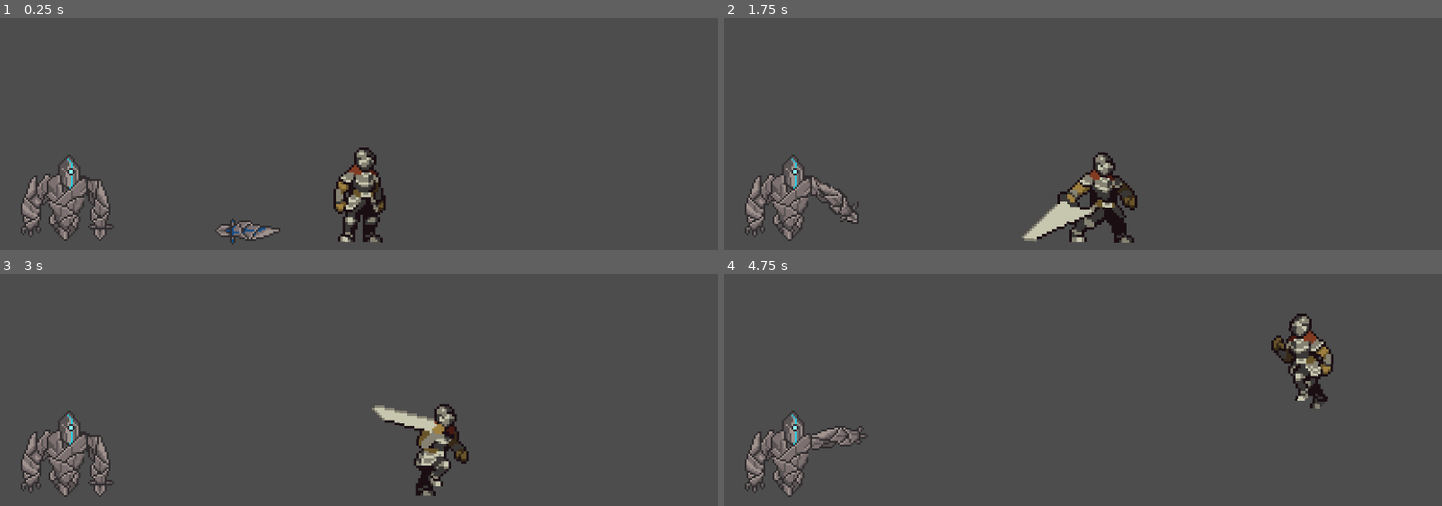
Above: before the commit, frames 1-4 (two rows, left to right).
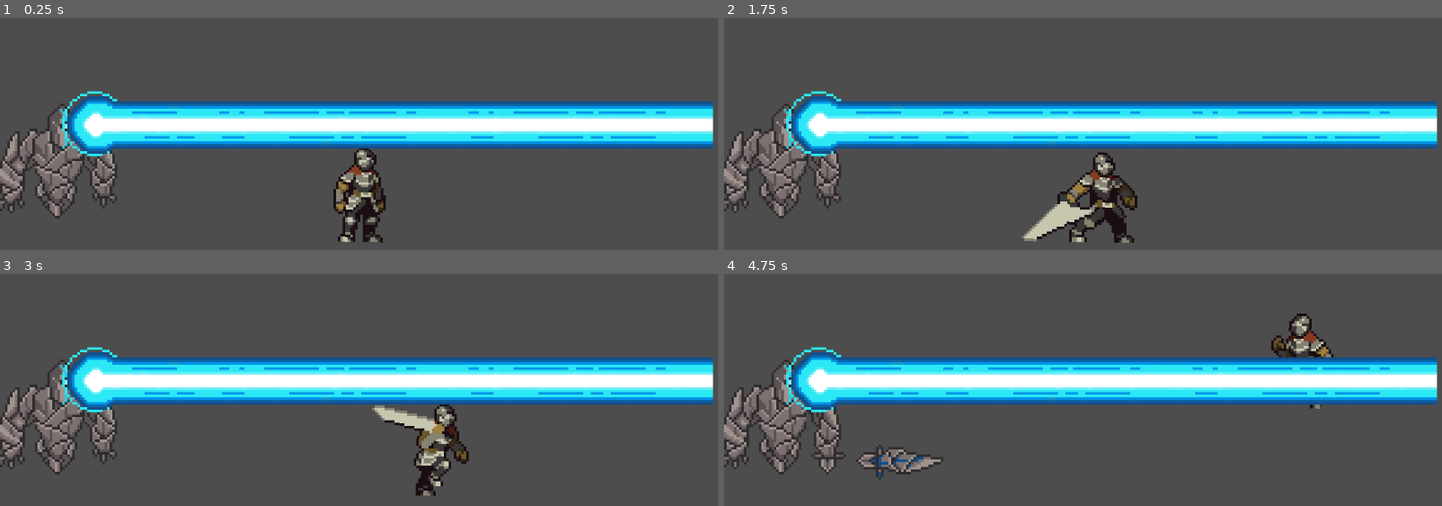
Above: after the commit, the same moments.

Repository: Felipe11XZzx/proyecto_caballero
Game: Godot game, scene res://main.tscn
Same seed, same stepped clock (60 frames per second), same inputs: the game is played once before the commit and once after it.
Inputs:
- Up to frame 1 (0.25 s): no input
- Up to frame 2 (1.75 s): tap Enter (ui_accept) at 0.5 s; hold F (move_attack) 0.53-1.28 s; hold D (move_right) from 0.53 s (still down); tap W (move_jump) at 0.77, 1.52 s; tap R (move_attack_2) at 1.35 s
- Up to frame 3 (3 s): release D (move_right) at 2.03 s; hold A (move_left) 2.03-2.78 s; hold S (move_crouch) 2.03-2.78 s; hold D (move_right) from 2.78 s (still down); tap F (move_attack) at 2.85 s
- Up to frame 4 (4.75 s): tap W (move_jump) at 3.02, 3.77, 4.52 s; hold R (move_attack_2) 3.53-4.28 s; release D (move_right) at 4.28 s; hold A (move_left) from 4.28 s (still down); tap S (move_crouch) at 4.35 s

The runs differ from the first frame. In frame 1, 23% of the frame differs, in the area x 0-100%, y 31-98%; in frame 2, 22%; in frame 3, 23%; in frame 4, 23%, in the area x 0-100%, y 31-97%.
Error after the commit: Attempt to call function 'get_damage' in base 'null instance' on a null instance. (res://knigth.gd:30)

Commit message:
Falta implementar barra de vida del Golem

Diff:
--- a/arm_projectile.gd
+++ b/arm_projectile.gd
@@ -1,4 +1,4 @@
-extends StaticBody2D
+extends Area2D
 
 const proyectile_speed = 300
 
--- a/arm_projectile.tscn
+++ b/arm_projectile.tscn
@@ -61,8 +61,10 @@
 "speed": 5.0
 }]
 
-[node name="arm_projectile" type="StaticBody2D"]
+[node name="arm_projectile" type="Area2D" groups=["enemies"]]
 rotation = -3.14159
+collision_layer = 2
+collision_mask = 4
 script = ExtResource("1_uf8jt")
 
 [node name="CollisionShape2D" type="CollisionShape2D" parent="."]
--- a/golem.gd
+++ b/golem.gd
@@ -6,11 +6,7 @@
 const projectile_scene = preload("res://arm_projectile.tscn")
 
 func _ready() -> void:
-	$movible/AnimatedSprite2D.play("throw_animation")
-	var projectile = projectile_scene.instantiate()
-	add_child(projectile)
-	projectile.position.x = $movible/projectile_position.position.x
-	projectile.position.y = $movible/projectile_position.position.y
+	pass
 
 func _process(delta: float) -> void:
 	pass
@@ -18,3 +14,30 @@
 
 func _physics_process(delta: float) -> void:
 	pass
+
+func shot_projectile():
+	$movible/Golem_sprite.play("throw_animation")
+	var projectile = projectile_scene.instantiate()
+	projectile.position.x = $movible/projectile_position.position.x
+	projectile.position.y = $movible/projectile_position.position.y
+	add_child(projectile)
+
+
+func shot_laser():
+	pass
+
+func _on_timer_timeout() -> void:
+	var rng = RandomNumberGenerator.new()
+	var number = rng.randi_range(1, 3)
+
+	if (number == 1):
+		$AnimationPlayer.play("shoot_laser_projectile")
+
+	if (number == 2):
+		$AnimationPlayer.play("meele_animation")
+
+	if (number == 3):
+		$AnimationPlayer.play("shoot_projectile_animation")
+
+	$Timer.wait_time = number
+	$Timer.start()
--- a/golem.tscn
+++ b/golem.tscn
@@ -1,7 +1,8 @@
-[gd_scene load_steps=23 format=3 uid="uid://cik8aqhqv0ed1"]
+[gd_scene load_steps=55 format=3 uid="uid://cik8aqhqv0ed1"]
 
 [ext_resource type="Script" path="res://golem.gd" id="1_184jp"]
 [ext_resource type="Texture2D" uid="uid://b76y7xecduqbw" path="res://golem_assets/Character_sheet.png" id="1_xv5am"]
+[ext_resource type="Texture2D" uid="uid://bktgakbi58pix" path="res://golem_assets/proyectiles/Laser_sheet.png" id="3_hvjlb"]
 
 [sub_resource type="RectangleShape2D" id="RectangleShape2D_ou8l3"]
 size = Vector2(10, 20)
@@ -21,6 +22,34 @@
 [sub_resource type="AtlasTexture" id="AtlasTexture_3wbgs"]
 atlas = ExtResource("1_xv5am")
 region = Rect2(300, 0, 100, 100)
+
+[sub_resource type="AtlasTexture" id="AtlasTexture_vrt1r"]
+atlas = ExtResource("1_xv5am")
+region = Rect2(0, 500, 100, 100)
+
+[sub_resource type="AtlasTexture" id="AtlasTexture_ay32h"]
+atlas = ExtResource("1_xv5am")
+region = Rect2(100, 500, 100, 100)
+
+[sub_resource type="AtlasTexture" id="AtlasTexture_l6t61"]
+atlas = ExtResource("1_xv5am")
+region = Rect2(200, 500, 100, 100)
+
+[sub_resource type="AtlasTexture" id="AtlasTexture_10r12"]
+atlas = ExtResource("1_xv5am")
+region = Rect2(300, 500, 100, 100)
+
+[sub_resource type="AtlasTexture" id="AtlasTexture_ktmlc"]
+atlas = ExtResource("1_xv5am")
+region = Rect2(400, 500, 100, 100)
+
+[sub_resource type="AtlasTexture" id="AtlasTexture_13j81"]
+atlas = ExtResource("1_xv5am")
+region = Rect2(500, 500, 100, 100)
+
+[sub_resource type="AtlasTexture" id="AtlasTexture_loaln"]
+atlas = ExtResource("1_xv5am")
+region = Rect2(600, 500, 100, 100)
 
 [sub_resource type="AtlasTexture" id="AtlasTexture_8sq4f"]
 atlas = ExtResource("1_xv5am")
@@ -95,6 +124,32 @@
 }],
 "loop": true,
 "name": &"idle_animation",
+"speed": 5.0
+}, {
+"frames": [{
+"duration": 1.0,
+"texture": SubResource("AtlasTexture_vrt1r")
+}, {
+"duration": 1.0,
+"texture": SubResource("AtlasTexture_ay32h")
+}, {
+"duration": 1.0,
+"texture": SubResource("AtlasTexture_l6t61")
+}, {
+"duration": 1.0,
+"texture": SubResource("AtlasTexture_10r12")
+}, {
+"duration": 1.0,
+"texture": SubResource("AtlasTexture_ktmlc")
+}, {
+"duration": 1.0,
+"texture": SubResource("AtlasTexture_13j81")
+}, {
+"duration": 1.0,
+"texture": SubResource("AtlasTexture_loaln")
+}],
+"loop": true,
+"name": &"laser_animation",
 "speed": 5.0
 }, {
 "frames": [{
@@ -150,7 +205,360 @@
 "speed": 5.0
 }]
 
+[sub_resource type="RectangleShape2D" id="RectangleShape2D_xxe0t"]
+size = Vector2(261, 20)
+
+[sub_resource type="AtlasTexture" id="AtlasTexture_vvvaf"]
+atlas = ExtResource("3_hvjlb")
+region = Rect2(0, 0, 300, 100)
+
+[sub_resource type="AtlasTexture" id="AtlasTexture_3kdam"]
+atlas = ExtResource("3_hvjlb")
+region = Rect2(0, 100, 300, 100)
+
+[sub_resource type="AtlasTexture" id="AtlasTexture_sv43y"]
+atlas = ExtResource("3_hvjlb")
+region = Rect2(0, 200, 300, 100)
+
+[sub_resource type="AtlasTexture" id="AtlasTexture_cilbu"]
+atlas = ExtResource("3_hvjlb")
+region = Rect2(0, 300, 300, 100)
+
+[sub_resource type="AtlasTexture" id="AtlasTexture_fvf2p"]
+atlas = ExtResource("3_hvjlb")
+region = Rect2(0, 400, 300, 100)
+
+[sub_resource type="AtlasTexture" id="AtlasTexture_18n0l"]
+atlas = ExtResource("3_hvjlb")
+region = Rect2(0, 500, 300, 100)
+
+[sub_resource type="AtlasTexture" id="AtlasTexture_abj1m"]
+atlas = ExtResource("3_hvjlb")
+region = Rect2(0, 600, 300, 100)
+
+[sub_resource type="AtlasTexture" id="AtlasTexture_4t4vt"]
+atlas = ExtResource("3_hvjlb")
+region = Rect2(0, 700, 300, 100)
+
+[sub_resource type="AtlasTexture" id="AtlasTexture_4qxq2"]
+atlas = ExtResource("3_hvjlb")
+region = Rect2(0, 800, 300, 100)
+
+[sub_resource type="AtlasTexture" id="AtlasTexture_47hgb"]
+atlas = ExtResource("3_hvjlb")
+region = Rect2(0, 900, 300, 100)
+
+[sub_resource type="AtlasTexture" id="AtlasTexture_j1c2n"]
+atlas = ExtResource("3_hvjlb")
+region = Rect2(0, 1000, 300, 100)
+
+[sub_resource type="AtlasTexture" id="AtlasTexture_qns8o"]
+atlas = ExtResource("3_hvjlb")
+region = Rect2(0, 1100, 300, 100)
+
+[sub_resource type="AtlasTexture" id="AtlasTexture_nwjov"]
+atlas = ExtResource("3_hvjlb")
+region = Rect2(0, 1200, 300, 100)
+
+[sub_resource type="AtlasTexture" id="AtlasTexture_ocpy3"]
+atlas = ExtResource("3_hvjlb")
+region = Rect2(0, 1300, 300, 100)
+
+[sub_resource type="AtlasTexture" id="AtlasTexture_2lx5c"]
+atlas = ExtResource("3_hvjlb")
+region = Rect2(0, 1400, 300, 100)
+
+[sub_resource type="SpriteFrames" id="SpriteFrames_ap48e"]
+animations = [{
+"frames": [{
+"duration": 1.0,
+"texture": SubResource("AtlasTexture_vvvaf")
+}, {
+"duration": 1.0,
+"texture": SubResource("AtlasTexture_3kdam")
+}, {
+"duration": 1.0,
+"texture": SubResource("AtlasTexture_sv43y")
+}, {
+"duration": 1.0,
+"texture": SubResource("AtlasTexture_cilbu")
+}, {
+"duration": 1.0,
+"texture": SubResource("AtlasTexture_fvf2p")
+}, {
+"duration": 1.0,
+"texture": SubResource("AtlasTexture_18n0l")
+}, {
+"duration": 1.0,
+"texture": SubResource("AtlasTexture_abj1m")
+}, {
+"duration": 1.0,
+"texture": SubResource("AtlasTexture_4t4vt")
+}, {
+"duration": 1.0,
+"texture": SubResource("AtlasTexture_4qxq2")
+}, {
+"duration": 1.0,
+"texture": SubResource("AtlasTexture_47hgb")
+}, {
+"duration": 1.0,
+"texture": SubResource("AtlasTexture_j1c2n")
+}, {
+"duration": 1.0,
+"texture": SubResource("AtlasTexture_qns8o")
+}, {
+"duration": 1.0,
+"texture": SubResource("AtlasTexture_nwjov")
+}, {
+"duration": 1.0,
+"texture": SubResource("AtlasTexture_ocpy3")
+}, {
+"duration": 1.0,
+"texture": SubResource("AtlasTexture_2lx5c")
+}],
+"loop": true,
+"name": &"laser_animation",
+"speed": 5.0
+}]
+
+[sub_resource type="RectangleShape2D" id="RectangleShape2D_bvars"]
+size = Vector2(20, 30)
+
+[sub_resource type="RectangleShape2D" id="RectangleShape2D_p6c3i"]
+size = Vector2(31, 45.5)
+
+[sub_resource type="Animation" id="Animation_7ekkm"]
+resource_name = "shoot_projectile_animation"
+length = 1.5
+loop_mode = 1
+tracks/0/type = "value"
+tracks/0/imported = false
+tracks/0/enabled = true
+tracks/0/path = NodePath("movible/Golem_sprite:frame")
+tracks/0/interp = 1
+tracks/0/loop_wrap = true
+tracks/0/keys = {
+"times": PackedFloat32Array(0, 1),
+"transitions": PackedFloat32Array(1, 1),
+"update": 0,
+"values": [0, 6]
+}
+tracks/1/type = "value"
+tracks/1/imported = false
+tracks/1/enabled = true
+tracks/1/path = NodePath("movible/Golem_sprite:animation")
+tracks/1/interp = 1
+tracks/1/loop_wrap = true
+tracks/1/keys = {
+"times": PackedFloat32Array(0),
+"transitions": PackedFloat32Array(1),
+"update": 1,
+"values": [&"throw_animation"]
+}
+tracks/2/type = "method"
+tracks/2/imported = false
+tracks/2/enabled = true
+tracks/2/path = NodePath(".")
+tracks/2/interp = 1
+tracks/2/loop_wrap = true
+tracks/2/keys = {
+"times": PackedFloat32Array(0.133333),
+"transitions": PackedFloat32Array(1),
+"values": [{
+"args": [],
+"method": &"shot_projectile"
+}]
+}
+
+[sub_resource type="Animation" id="Animation_0rwnj"]
+length = 0.001
+tracks/0/type = "value"
+tracks/0/imported = false
+tracks/0/enabled = true
+tracks/0/path = NodePath("movible/Golem_sprite:animation")
+tracks/0/interp = 1
+tracks/0/loop_wrap = true
+tracks/0/keys = {
+"times": PackedFloat32Array(0),
+"transitions": PackedFloat32Array(1),
+"update": 1,
+"values": [&"throw_animation"]
+}
+tracks/1/type = "value"
+tracks/1/imported = false
+tracks/1/enabled = true
+tracks/1/path = NodePath("movible/Golem_sprite:frame")
+tracks/1/interp = 1
+tracks/1/loop_wrap = true
+tracks/1/keys = {
+"times": PackedFloat32Array(0),
+"transitions": PackedFloat32Array(1),
+"update": 1,
+"values": [0]
+}
+tracks/2/type = "value"
+tracks/2/imported = false
+tracks/2/enabled = true
+tracks/2/path = NodePath("movible/laser/laser_sprite:animation")
+tracks/2/interp = 1
+tracks/2/loop_wrap = true
+tracks/2/keys = {
+"times": PackedFloat32Array(0),
+"transitions": PackedFloat32Array(1),
+"update": 1,
+"values": [&"laser_animation"]
+}
+tracks/3/type = "value"
+tracks/3/imported = false
+tracks/3/enabled = true
+tracks/3/path = NodePath("movible/laser/laser_sprite:frame")
+tracks/3/interp = 1
+tracks/3/loop_wrap = true
+tracks/3/keys = {
+"times": PackedFloat32Array(0),
+"transitions": PackedFloat32Array(1),
+"update": 1,
+"values": [11]
+}
+tracks/4/type = "value"
+tracks/4/imported = false
+tracks/4/enabled = true
+tracks/4/path = NodePath("movible/laser/laser_hitbox/laser_collision:disabled")
+tracks/4/interp = 1
+tracks/4/loop_wrap = true
+tracks/4/keys = {
+"times": PackedFloat32Array(0),
+"transitions": PackedFloat32Array(1),
+"update": 1,
+"values": [false]
+}
+tracks/5/type = "value"
+tracks/5/imported = false
+tracks/5/enabled = true
+tracks/5/path = NodePath("movible/laser/meele_hitbox/meele_collision:disabled")
+tracks/5/interp = 1
+tracks/5/loop_wrap = true
+tracks/5/keys = {
+"times": PackedFloat32Array(0),
+"transitions": PackedFloat32Array(1),
+"update": 1,
+"values": [false]
+}
+
+[sub_resource type="Animation" id="Animation_3v6t4"]
+resource_name = "shoot_laser_projectile"
+length = 2.0
+loop_mode = 1
+tracks/0/type = "value"
+tracks/0/imported = false
+tracks/0/enabled = true
+tracks/0/path = NodePath("movible/laser/laser_sprite:animation")
+tracks/0/interp = 1
+tracks/0/loop_wrap = true
+tracks/0/keys = {
+"times": PackedFloat32Array(0),
+"transitions": PackedFloat32Array(1),
+"update": 1,
+"values": [&"laser_animation"]
+}
+tracks/1/type = "value"
+tracks/1/imported = false
+tracks/1/enabled = true
+tracks/1/path = NodePath("movible/laser/laser_sprite:frame")
+tracks/1/interp = 1
+tracks/1/loop_wrap = true
+tracks/1/keys = {
+"times": PackedFloat32Array(0, 1.56667),
+"transitions": PackedFloat32Array(1, 1),
+"update": 0,
+"values": [2, 11]
+}
+tracks/2/type = "value"
+tracks/2/imported = false
+tracks/2/enabled = true
+tracks/2/path = NodePath("movible/laser/laser_hitbox/laser_collision:disabled")
+tracks/2/interp = 1
+tracks/2/loop_wrap = true
+tracks/2/keys = {
+"times": PackedFloat32Array(0.833333, 1.83333),
+"transitions": PackedFloat32Array(1, 1),
+"update": 1,
+"values": [false, true]
+}
+tracks/3/type = "value"
+tracks/3/imported = false
+tracks/3/enabled = true
+tracks/3/path = NodePath("movible/Golem_sprite:animation")
+tracks/3/interp = 1
+tracks/3/loop_wrap = true
+tracks/3/keys = {
+"times": PackedFloat32Array(0.233333),
+"transitions": PackedFloat32Array(1),
+"update": 1,
+"values": [&"laser_animation"]
+}
+tracks/4/type = "value"
+tracks/4/imported = false
+tracks/4/enabled = true
+tracks/4/path = NodePath("movible/Golem_sprite:frame")
+tracks/4/interp = 1
+tracks/4/loop_wrap = true
+tracks/4/keys = {
+"times": PackedFloat32Array(0, 0.466667),
+"transitions": PackedFloat32Array(1, 1),
+"update": 0,
+"values": [0, 6]
+}
+
+[sub_resource type="Animation" id="Animation_ib7k3"]
+resource_name = "meele_animation"
+tracks/0/type = "value"
+tracks/0/imported = false
+tracks/0/enabled = true
+tracks/0/path = NodePath("movible/Golem_sprite:frame")
+tracks/0/interp = 1
+tracks/0/loop_wrap = true
+tracks/0/keys = {
+"times": PackedFloat32Array(0, 0.433333, 0.9),
+"transitions": PackedFloat32Array(1, 1, 1),
+"update": 0,
+"values": [0, 6, 6]
+}
+tracks/1/type = "value"
+tracks/1/imported = false
+tracks/1/enabled = true
+tracks/1/path = NodePath("movible/Golem_sprite:animation")
+tracks/1/interp = 1
+tracks/1/loop_wrap = true
+tracks/1/keys = {
+"times": PackedFloat32Array(0),
+"transitions": PackedFloat32Array(1),
+"update": 1,
+"values": [&"meele_animation"]
+}
+tracks/2/type = "value"
+tracks/2/imported = false
+tracks/2/enabled = true
+tracks/2/path = NodePath("movible/laser/meele_hitbox/meele_collision:disabled")
+tracks/2/interp = 1
+tracks/2/loop_wrap = true
+tracks/2/keys = {
+"times": PackedFloat32Array(0.466667, 0.933333),
+"transitions": PackedFloat32Array(1, 1),
+"update": 1,
+"values": [false, true]
+}
+
+[sub_resource type="AnimationLibrary" id="AnimationLibrary_7ye0u"]
+_data = {
+"RESET": SubResource("Animation_0rwnj"),
+"meele_animation": SubResource("Animation_ib7k3"),
+"shoot_laser_projectile": SubResource("Animation_3v6t4"),
+"shoot_projectile_animation": SubResource("Animation_7ekkm")
+}
+
 [node name="Golem" type="CharacterBody2D"]
+collision_layer = 5
 script = ExtResource("1_184jp")
 
 [node name="Collision" type="CollisionShape2D" parent="."]
@@ -158,10 +566,55 @@
 
 [node name="movible" type="Marker2D" parent="."]
 
-[node name="AnimatedSprite2D" type="AnimatedSprite2D" parent="movible"]
+[node name="Golem_sprite" type="AnimatedSprite2D" parent="movible"]
 sprite_frames = SubResource("SpriteFrames_weckl")
 animation = &"throw_animation"
-frame_progress = 0.270242
 
 [node name="projectile_position" type="Marker2D" parent="movible"]
 position = Vector2(20, 14)
+
+[node name="laser" type="Node2D" parent="movible"]
+
+[node name="laser_hitbox" type="Area2D" parent="movible/laser" groups=["enemies"]]
+collision_layer = 2
+collision_mask = 4
+
+[node name="laser_collision" type="CollisionShape2D" parent="movible/laser/laser_hitbox"]
+position = Vector2(119.5, -21)
+shape = SubResource("RectangleShape2D_xxe0t")
+debug_color = Color(0.866667, 0.0745098, 0.254902, 0.419608)
+
+[node name="laser_sprite" type="AnimatedSprite2D" parent="movible/laser"]
+position = Vector2(112, -1)
+sprite_frames = SubResource("SpriteFrames_ap48e")
+animation = &"laser_animation"
+frame = 11
+
+[node name="meele_hitbox" type="Area2D" parent="movible/laser" groups=["enemies"]]
+collision_layer = 2
+collision_mask = 4
+
+[node name="meele_collision" type="CollisionShape2D" parent="movible/laser/meele_hitbox"]
+position = Vector2(21, 5)
+shape = SubResource("RectangleShape2D_bvars")
+debug_color = Color(0.819608, 0.0745098, 0.227451, 0.419608)
+
+[node name="hurtbox" type="Area2D" parent="movible"]
+collision_layer = 4
+collision_mask = 2
+
+[node name="CollisionShape2D" type="CollisionShape2D" parent="movible/hurtbox"]
+position = Vector2(-5, -3)
+shape = SubResource("RectangleShape2D_p6c3i")
+debug_color = Color(0, 0.633872, 0.435543, 0.42)
+
+[node name="Timer" type="Timer" parent="."]
+wait_time = 3.0
+autostart = true
+
+[node name="AnimationPlayer" type="AnimationPlayer" parent="."]
+libraries = {
+"": SubResource("AnimationLibrary_7ye0u")
+}
+
+[connection signal="timeout" from="Timer" to="." method="_on_timer_timeout"]
--- a/knigth.gd
+++ b/knigth.gd
@@ -23,3 +23,8 @@
 		velocity.x = move_toward(velocity.x, 0, SPEED)
 
 	move_and_slide()"""
+
+
+func _on_knigtht_hurtbox_area_shape_entered(area_rid: RID, area: Area2D, area_shape_index: int, local_shape_index: int) -> void:
+	if area.is_in_group("enemies"):
+		$CanvasLayer/Vida.get_damage(25)
--- a/knigth.tscn
+++ b/knigth.tscn
@@ -22,6 +22,7 @@
 [ext_resource type="Script" path="res://crouch_attack_state.gd" id="19_tyjl3"]
 [ext_resource type="Script" path="res://jump_state.gd" id="20_3etib"]
 [ext_resource type="Script" path="res://run_crawl_state.gd" id="21_0fyhj"]
+[ext_resource type="PackedScene" uid="uid://bnfhk272uhiu8" path="res://Vida.tscn" id="23_71fmu"]
 
 [sub_resource type="RectangleShape2D" id="RectangleShape2D_bno44"]
 size = Vector2(25, 38)
@@ -883,9 +884,13 @@
 "run_crawl_animation": SubResource("Animation_uuwqx")
 }
 
+[sub_resource type="RectangleShape2D" id="RectangleShape2D_c1muh"]
+size = Vector2(25.7387, 39.9982)
+
 [node name="Knigth" type="CharacterBody2D"]
 rotation = 0.017628
 scale = Vector2(4, 4)
+collision_layer = 5
 script = ExtResource("1_sshvl")
 
 [node name="Collision" type="CollisionShape2D" parent="."]
@@ -900,6 +905,8 @@
 animation = &"run_animation"
 
 [node name="HitBox" type="Area2D" parent="movible"]
+collision_layer = 2
+collision_mask = 4
 
 [node name="attack_front_collision" type="CollisionShape2D" parent="movible/HitBox"]
 position = Vector2(44, -2)
@@ -961,3 +968,21 @@
 
 [node name="run_crawl_animation" type="Node2D" parent="Knigth_machine_state"]
 script = ExtResource("21_0fyhj")
+
+[node name="CanvasLayer" type="CanvasLayer" parent="."]
+
+[node name="Vida" parent="CanvasLayer" node_paths=PackedStringArray("parent") instance=ExtResource("23_71fmu")]
+max_health = 100.0
+parent = NodePath("../..")
+health = 100.0
+
+[node name="knigtht_hurtbox" type="Area2D" parent="."]
+collision_layer = 4
+collision_mask = 2
+
+[node name="CollisionShape2D" type="CollisionShape2D" parent="knigtht_hurtbox"]
+position = Vector2(-1.08153, 1.28286)
+shape = SubResource("RectangleShape2D_c1muh")
+debug_color = Color(0.823463, 0.00166725, 0.959216, 0.42)
+
+[connection signal="area_shape_entered" from="knigtht_hurtbox" to="." method="_on_knigtht_hurtbox_area_shape_entered"]
--- a/main.tscn
+++ b/main.tscn
@@ -18,5 +18,5 @@
 shape = SubResource("RectangleShape2D_gdhax")
 
 [node name="Golem" parent="." instance=ExtResource("2_iep5e")]
-position = Vector2(108, 481)
-scale = Vector2(3, 3)
+position = Vector2(96, 425)
+scale = Vector2(4, 4)
--- a/project.godot
+++ b/project.godot
@@ -14,6 +14,10 @@
 run/main_scene="res://main.tscn"
 config/features=PackedStringArray("4.3", "GL Compatibility")
 config/icon="res://icon.svg"
+
+[global_group]
+
+enemies="Enemigos que pueden hacer daño al caballero."
 
 [input]
 
@@ -57,6 +61,12 @@
 ]
 }
 
+[layer_names]
+
+2d_physics/layer_1="physics_layer"
+2d_physics/layer_2="hitbox_layer"
+2d_physics/layer_3="hurtbox_layer"
+
 [rendering]
 
 textures/canvas_textures/default_texture_filter=0
Not shown: 1 places in knigth.tscn that only renumber resources
